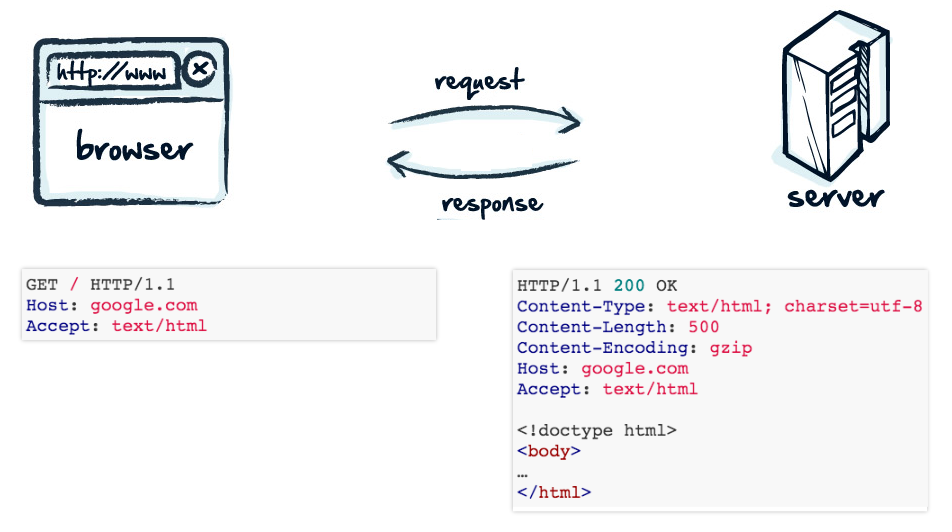
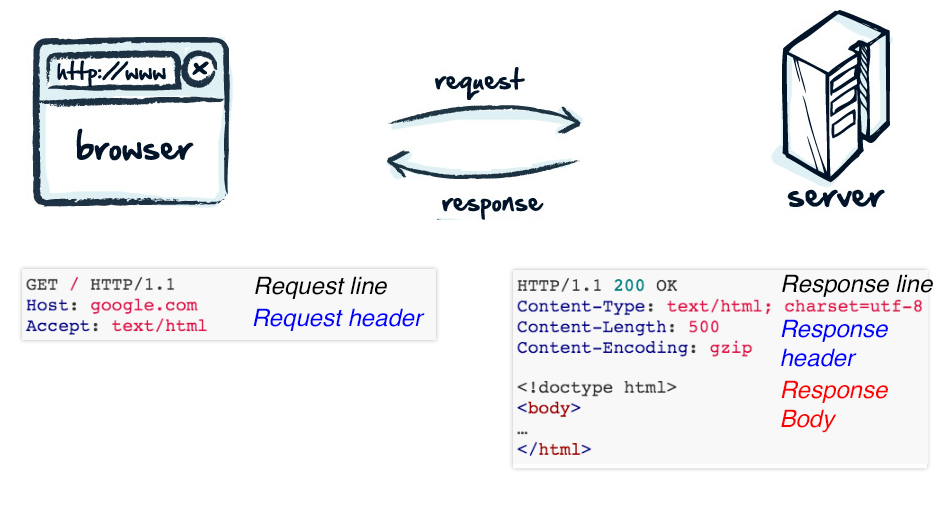
Before/after of a 952px x 532px layered artwork. What changed in the layer stack:
moved "Layer 1" into group "graphic", painted on it over (x1=258, y1=274, x2=799, y2=278)
removed layer "Layer 5" over (x1=509, y1=274, x2=933, y2=515)
added group "response" with 4 layers above "request" over (x1=509, y1=274, x2=933, y2=515)
added layer "Response header copy" in group "response" over (x1=781, y1=380, x2=888, y2=433)
added layer "Response header" in group "response" over (x1=781, y1=319, x2=888, y2=367)
added layer "Response line" in group "response" over (x1=782, y1=274, x2=933, y2=297)
added layer "Layer 6" in group "response" over (x1=509, y1=274, x2=933, y2=515)
added group "request" with 3 layers above "Background" over (x1=253, y1=276, x2=425, y2=331)
added layer "Request header" in group "request" over (x1=253, y1=308, x2=425, y2=331)
added layer "Request line" in group "request" over (x1=255, y1=276, x2=387, y2=299)
moved "Layer 4" into group "request" over (x1=253, y1=276, x2=425, y2=331)
